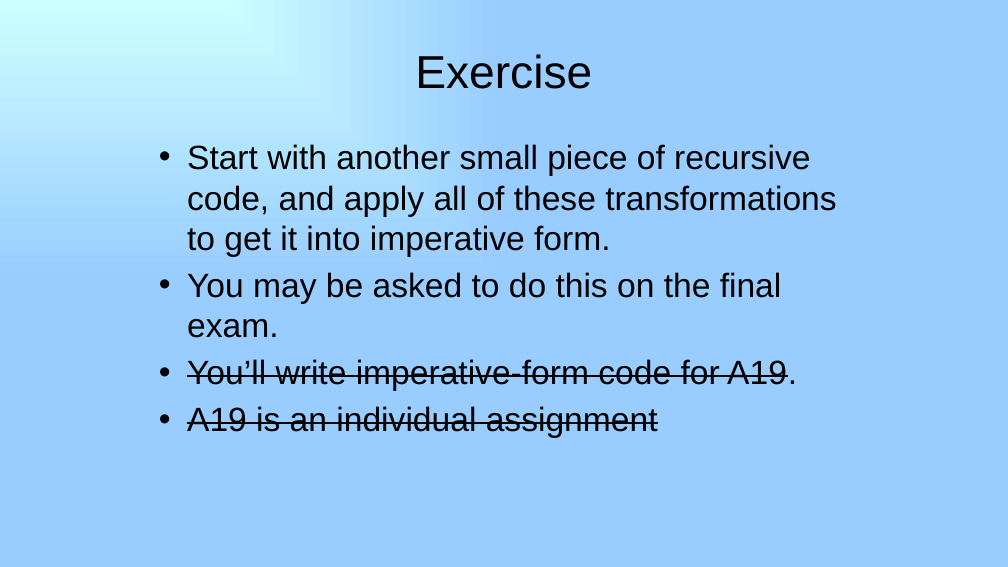
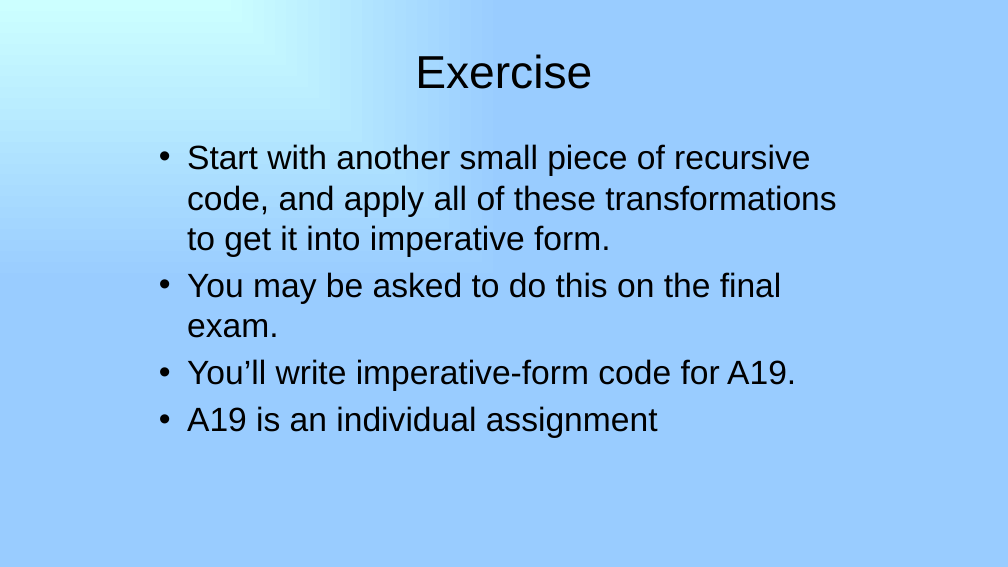
Before and after one commit to RHIT-CSSE/csse304, a slide deck: slide 23 of ClassMaterials/ImperativeForm/34-imperative-form.pptx (slide 20 before the commit). Drawn at 1008x567 pixels with LibreOffice and Linux fonts; fonts in the diff are those of the drawing. Boxes give left, top, right and bottom in pixels: in the first picture for what was removed or moved away, otherwise in the second. Text is boxed around its words. In the diff, an @@ line names an element or a change of style, - is before the commit and + after.

Commit message:
imperative form starting code

```diff
--- a/ClassMaterials/ImperativeForm/34-imperative-form.pptx
+++ b/ClassMaterials/ImperativeForm/34-imperative-form.pptx
@@ text at (187, 359, 796, 438): strikethrough off in "You’ll write imperative-form code for A19.", "A19 is an individual assignment" @@
```
Also in this commit, not shown: 2 other slides changed, 4 slides added, 1 slide removed, 4 other files.
